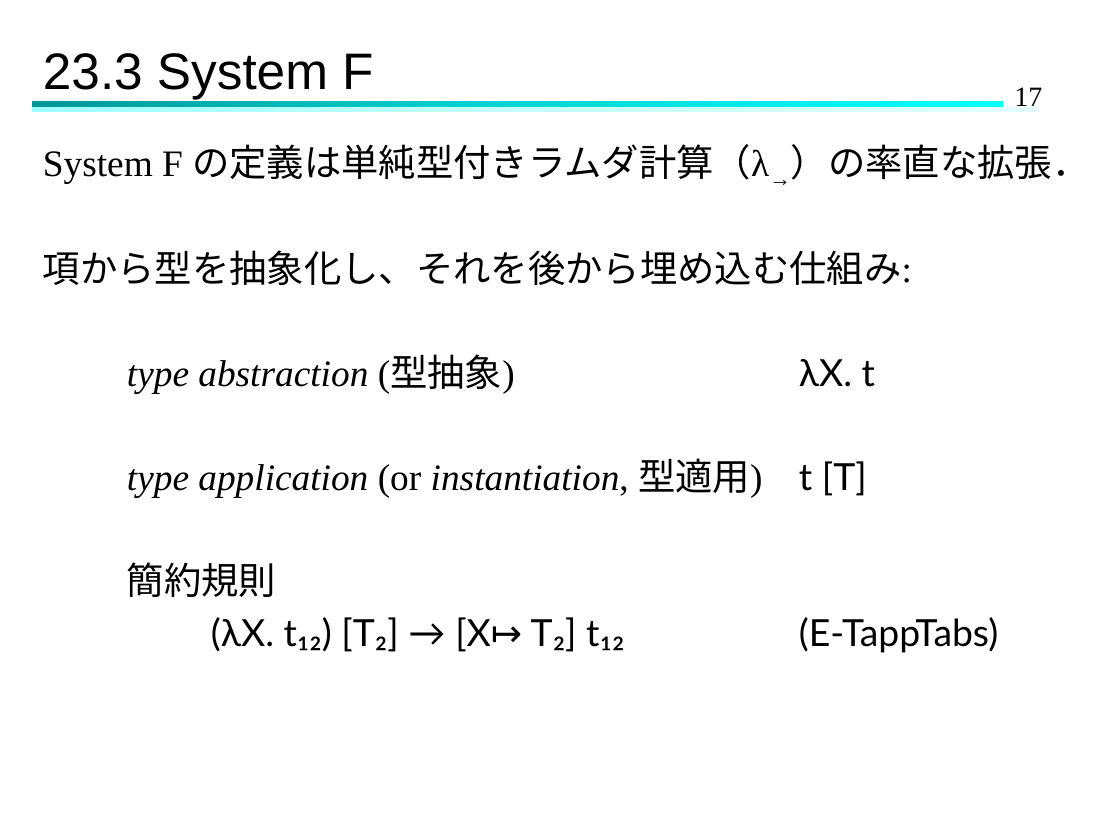
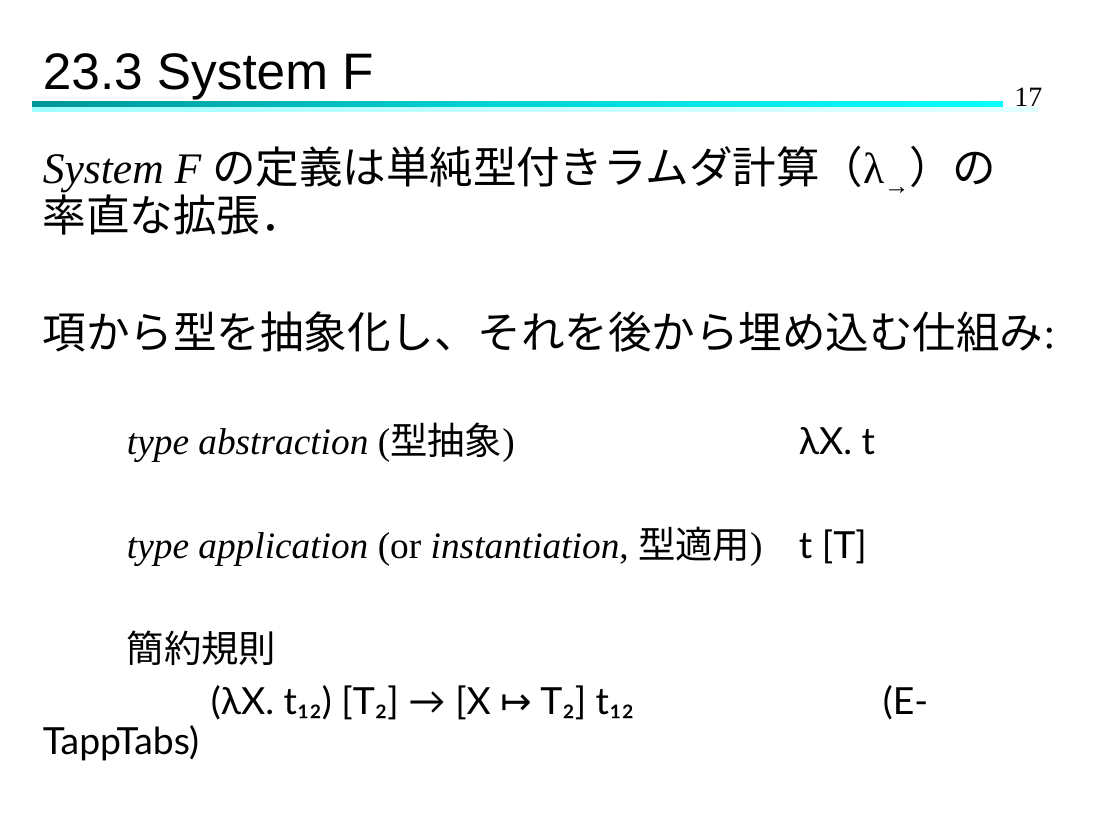
Before and after one commit to Hinata-Mikami/HinataMikami, a slide deck: slide 17 of 研究室関連/TAPL/TAPL-23.pptx. Drawn at 1120x840 pixels with LibreOffice and Linux fonts; fonts in the diff are those of the drawing. Boxes give left, top, right and bottom in pixels: in the first picture for what was removed or moved away, otherwise in the second. Text is boxed around its words. In the diff, an @@ line names an element or a change of style, - is before the commit and + after.

```diff
--- a/研究室関連/TAPL/TAPL-23.pptx
+++ b/研究室関連/TAPL/TAPL-23.pptx
@@ text at box(43, 146, 996, 235): text changed; size 24 to 28 pt @@
-System F の定義は単純型付きラムダ計算（λ→）の率直な拡張．
+System F の定義は単純型付きラムダ計算（λ→）の 率直な拡張．
@@ text at box(43, 311, 1055, 352): size 24 to 28 pt in "項から型を抽象化し、それを後から埋め込む仕組み:" @@
@@ text at box(211, 685, 928, 720): spaces changed @@
-(λX. t₁₂) [T₂] → [X↦ T₂] t₁₂ (E-TappTabs)
+(λX. t₁₂) [T₂] → [X ↦ T₂] t₁₂ (E-TappTabs)
```
Also in this commit, not shown: 3 other slides changed, 16 slides added.
